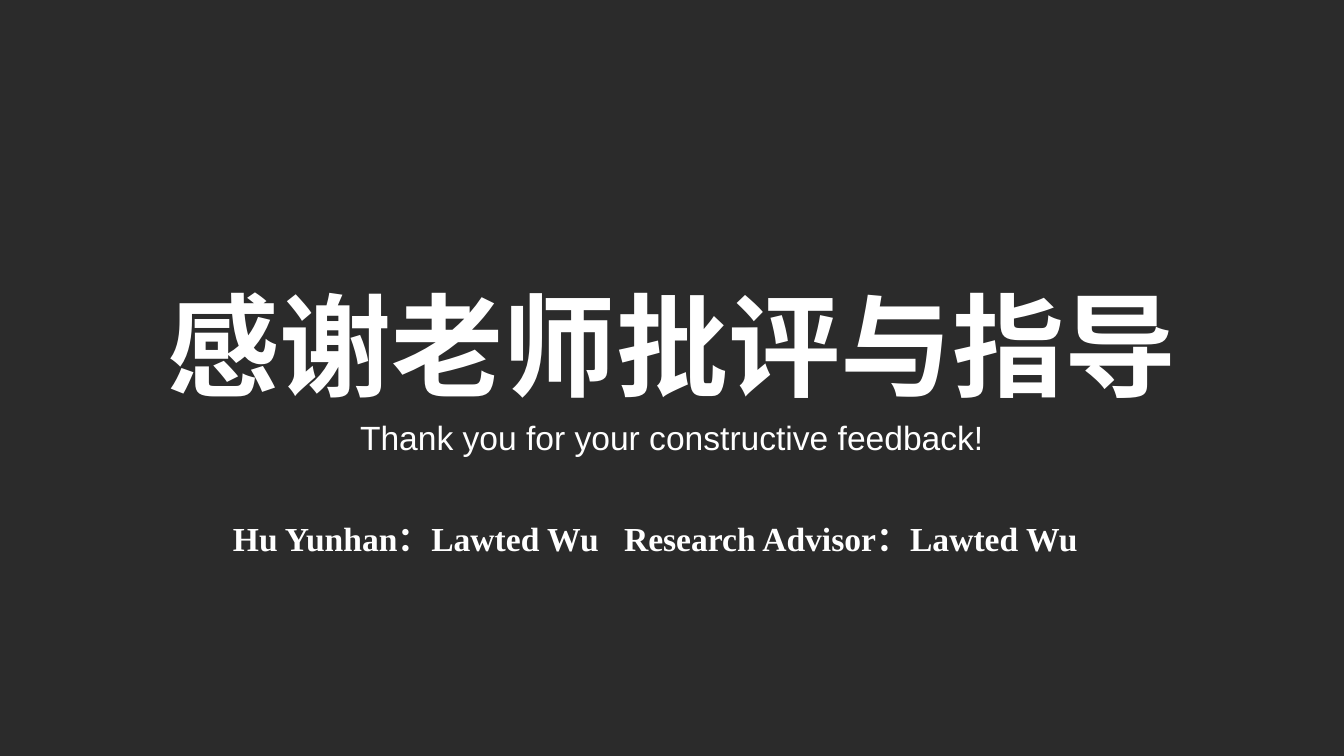
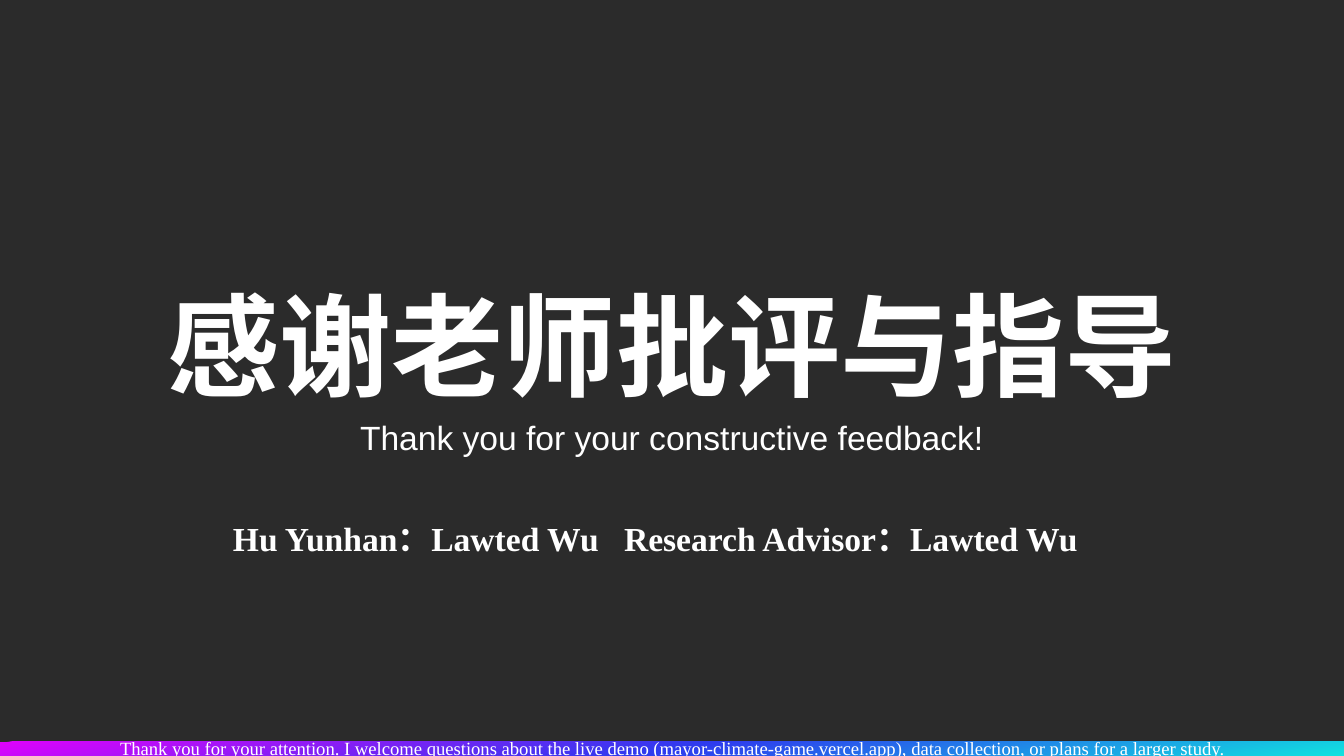
Before and after one commit to HYH-SZ/mayor-climate-game, a slide deck: slide 11 of mayor-climate-presentation.pptx. Drawn at 1344x756 pixels with LibreOffice and Linux fonts; fonts in the diff are those of the drawing; background and template pictures are left out; a plain dark background stands for a picture behind light text. Boxes give left, top, right and bottom in pixels: in the first picture for what was removed or moved away, otherwise in the second. Text is boxed around its words. In the diff, an @@ line names an element or a change of style, - is before the commit and + after.

```diff
--- a/mayor-climate-presentation.pptx
+++ b/mayor-climate-presentation.pptx
@@ rectangle added at [0, 742, 1344, 756], fill gradient #DF02FC to #2E3BEE to #10E4DF, 10 pt, text #FFFFFF @@
+Thank you for your attention. I welcome questions about the live demo (mayor-climate-game.vercel.app), data collection, or plans for a larger study.
```
Also in this commit, not shown: 10 other slides changed, 1 other file.
